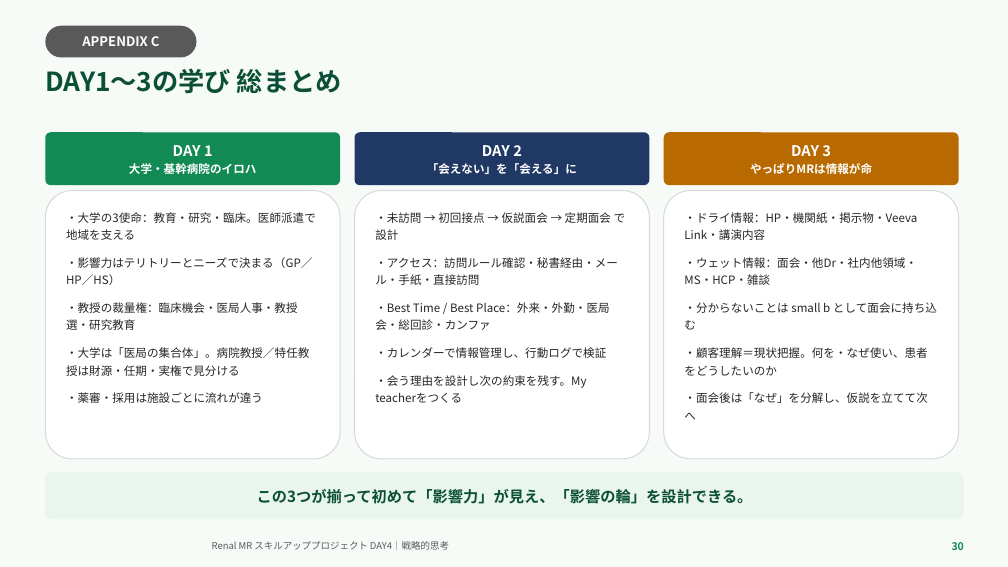
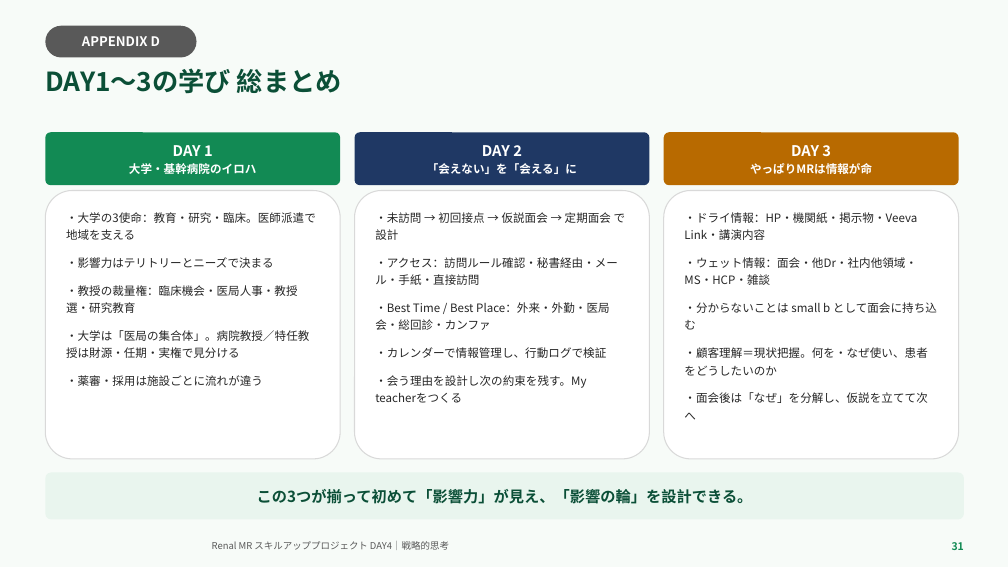
Before and after one commit to TAKUYA-1187/Claude, a slide deck: slide 31 of novartis_training/DAY4_ちょっと分かるだけで世界が変わる.pptx (slide 30 before the commit). Drawn at 1008x567 pixels with LibreOffice and Linux fonts; fonts in the diff are those of the drawing; background and template pictures are left out. Boxes give left, top, right and bottom in pixels: in the first picture for what was removed or moved away, otherwise in the second. Text is boxed around its words. In the diff, an @@ line names an element or a change of style, - is before the commit and + after.

```diff
--- a/novartis_training/DAY4_ちょっと分かるだけで世界が変わる.pptx
+++ b/novartis_training/DAY4_ちょっと分かるだけで世界が変わる.pptx
@@ text in rounded rectangle at <box>82,36,160,46</box>: text changed @@
-APPENDIX C
+APPENDIX D
@@ text in rounded rectangle at <box>66,257,274,268</box>: text changed @@
-・影響力はテリトリーとニーズで決まる（GP／HP／HS）
+・影響力はテリトリーとニーズで決まる
@@ text at <box>952,542,964,550</box>: text changed @@
-30
+31
```
Also in this commit, not shown: 19 other slides changed, 1 slide added, 2 other files.
